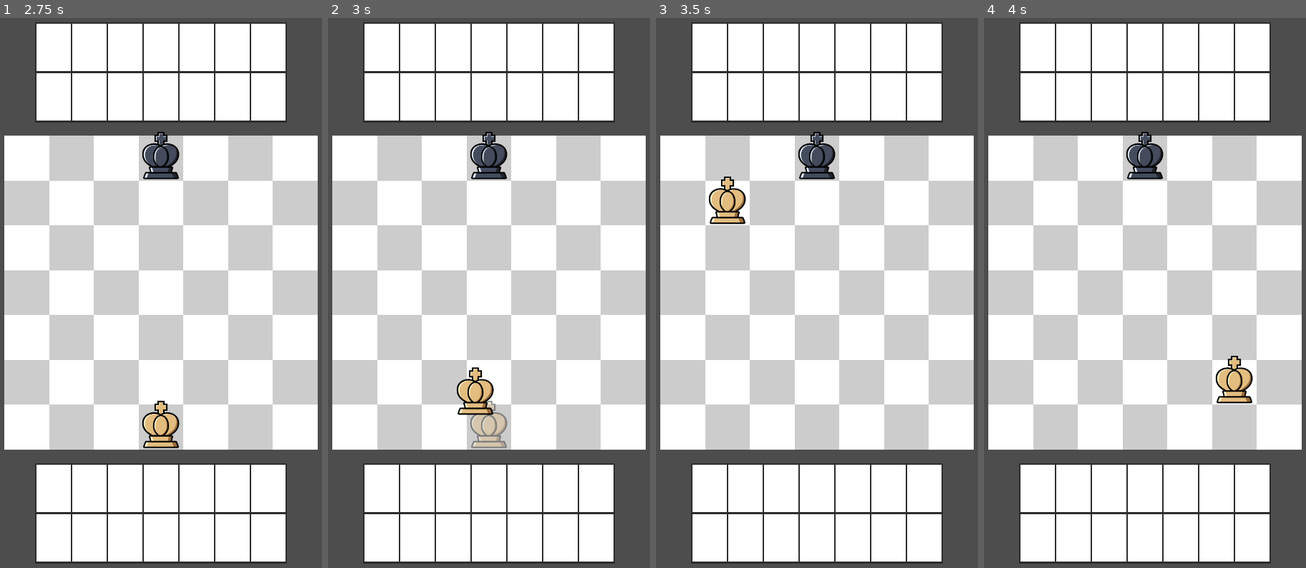
Above: before the commit, frames 1-4 (left to right).
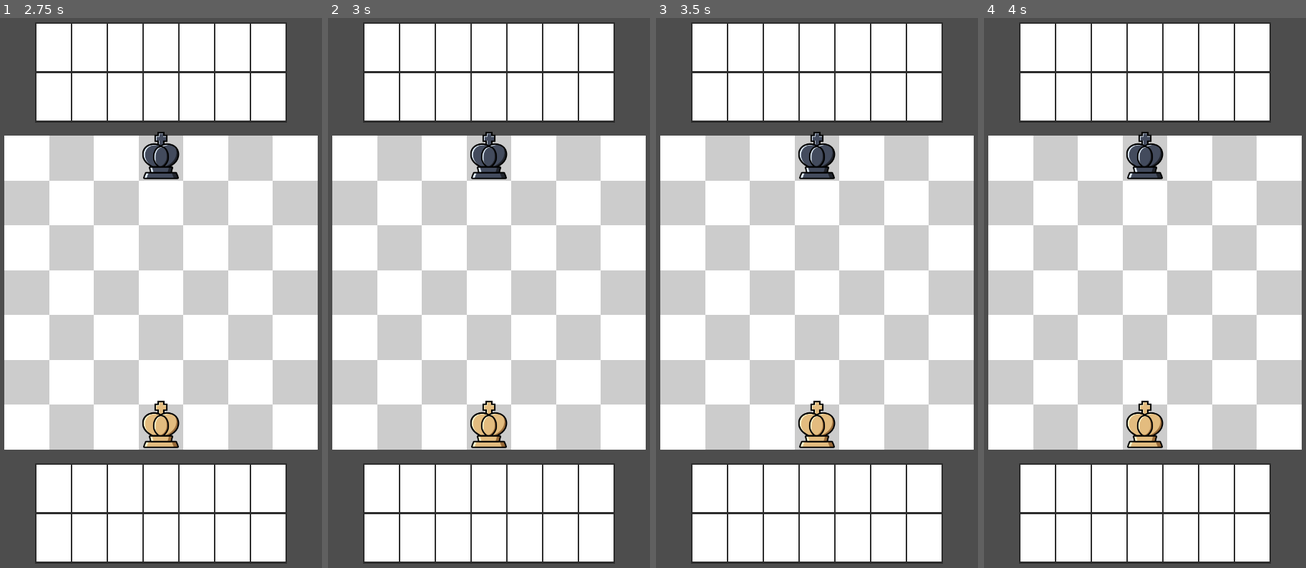
Above: after the commit, the same moments.

Repository: notapixelstudio/kingdoms-of-shadoran
Game: Godot game, scene res://main.tscn
Same seed, same stepped clock (60 frames per second), same inputs: the game is played once before the commit and once after it.
Inputs (mouse positions are in pixels of both pictures, inside the frame that each line leads up to):
- Up to frame 1 (2.75 s): tap Enter at 0.5, 2 s; move the mouse to (231, 260) at 0.52 s; click (231, 260) at 0.67 s; tap Space at 1.25 s; drag from (96, 315) to (144, 403) at 1.27 s; move the mouse to (193, 161) at 2.02 s; click (193, 161) at 2.17 s
- Up to frame 2 (3 s): tap Space at 2.75 s; drag from (472, 403) to (392, 205) at 2.77 s
- Up to frame 3 (3.5 s): no input
- Up to frame 4 (4 s): move the mouse to (1241, 375) at 3.52 s; click (1241, 375) at 3.67 s

Frame 1 is identical in both runs. In frame 2, 1.4% of the frame differs, in the area x 40-56%, y 63-79%; in frame 3, 1.5%, in the area x 16-56%, y 28-79%; in frame 4, 1.5%.

Commit message:
mobile ui fixes

Diff:
--- a/board.gd
+++ b/board.gd
@@ -38,7 +38,7 @@
 
 func _input(event):
 	if (event is InputEventMouseButton and event.is_released()):
-		var col = floor((event.global_position.x-global_position.x)/cell_size)+1
-		var row = height - floor((event.global_position.y-global_position.y)/cell_size)
+		var col = floor((event.position.x-global_position.x)/cell_size)+1
+		var row = height - floor((event.position.y-global_position.y)/cell_size)
 		if col >= 1 and row >= 1 and col <= width and row <= height:
 			Events.release_on_cell.emit(col, row)
--- a/main.gd
+++ b/main.gd
@@ -25,7 +25,10 @@
 
 func _on_drag_ended(piece:Piece):
 	print('Drag ended for piece: %s' % piece.name)
-	#dragged_piece = null
+	reset_drag.call_deferred()
+
+func reset_drag():
+	dragged_piece = null
 
 func _on_release_on_cell(col:int, row:int):
 	print('Release on cell (%d, %d)' % [col, row])
--- a/piece.tscn
+++ b/piece.tscn
@@ -6,3 +6,4 @@
 [node name="Piece" type="Sprite2D"]
 script = ExtResource("1_gnwax")
 _piece_type = ExtResource("2_po52x")
+size = 48
--- a/project.godot
+++ b/project.godot
@@ -27,6 +27,11 @@
 window/stretch/aspect="expand"
 window/handheld/orientation=1
 
+[editor_plugins]
+
+enabled=PackedStringArray("res://addons/debugToolbox/plugin.cfg")
+
 [rendering]
 
 renderer/rendering_method="mobile"
+textures/vram_compression/import_etc2_astc=true
--- a/utils/draggable.gd
+++ b/utils/draggable.gd
@@ -1,6 +1,8 @@
 #bytemyke source code for https://www.youtube.com/watch?v=neZ9tLVUDk4&feature=youtu.be
 extends Sprite2D
 class_name Draggable
+
+@export var size := 100
 
 var is_dragging = false #state management
 var mouse_offset #center mouse on click
@@ -13,9 +15,9 @@
 		tween.tween_property(drag_copy, "global_position", get_global_mouse_position()-mouse_offset, delay)
 
 func _input(event):
-	if event is InputEventMouseButton and event.button_index == MOUSE_BUTTON_LEFT:
+	if event is InputEventMouseButton:
 		if event.is_pressed():
-			if get_rect().has_point(to_local(event.global_position)):
+			if abs(event.position.x - global_position.x) < size and abs(event.position.y - global_position.y) < size:
 				is_dragging = true
 				Events.drag_started.emit(self)
 				mouse_offset = get_global_mouse_position()-global_position
Not shown, added: export_presets.cfg
